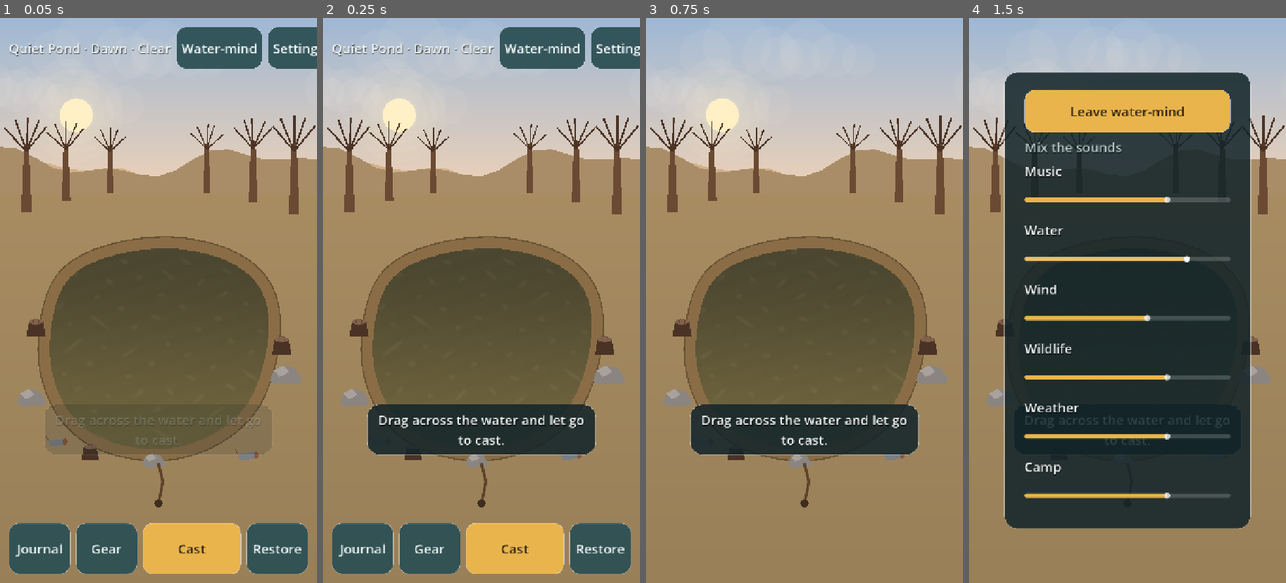
Above: before the commit, frames 1-4 (left to right).
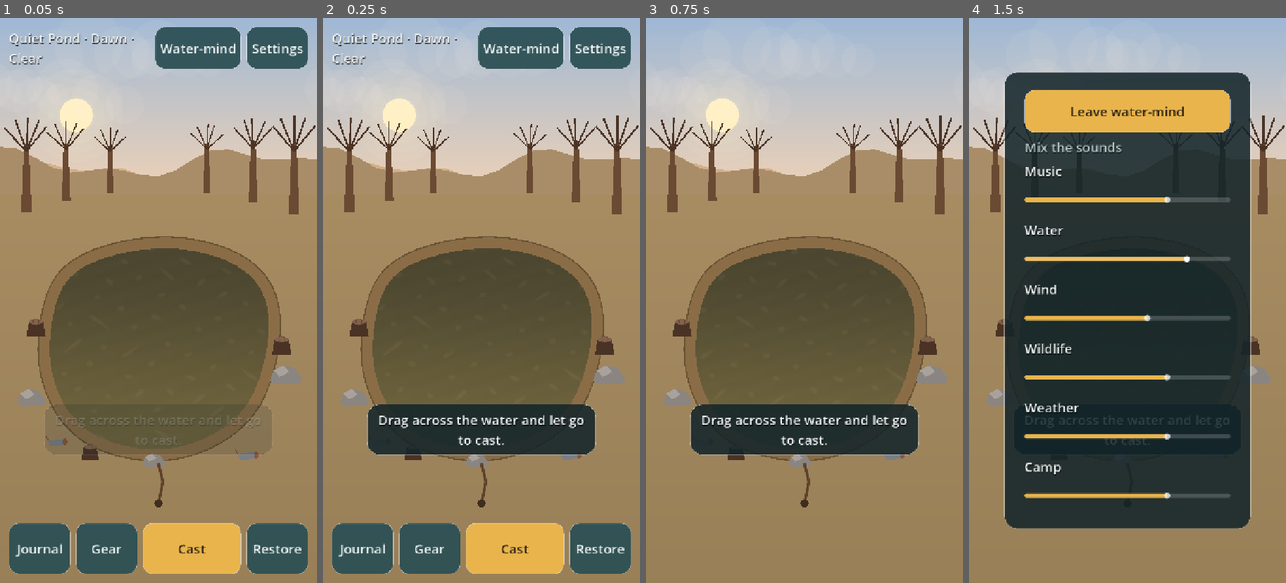
Above: after the commit, the same moments.

Repository: jeiel85/ripple-garden
Game: Godot game, scene res://world/game_root.tscn
Same seed, same stepped clock (60 frames per second), same inputs: the game is played once before the commit and once after it.
Inputs (mouse positions are in pixels of both pictures, inside the frame that each line leads up to):
- Up to frame 1 (0.05 s): no input
- Up to frame 2 (0.25 s): no input
- Up to frame 3 (0.75 s): click "Water-mind" at 0.5 s
- Up to frame 4 (1.5 s): tap Enter at 1.25 s; drag from (1127, 300) to (1159, 176) at 1.27 s

The runs differ from the first frame. In frame 1, 2.3% of the frame differs, in the area x 2-100%, y 1-9%; in frame 2, 2.3%; in frame 3, nothing differs; in frame 4, nothing differs.

Commit message:
fix(ui): 상태 문구 줄바꿈 허용, 장력 미터는 싸움 중에만, 부팅 스플래시를 게임 아이콘으로
Android(1080x2400) 실기동 확인 결과 반영.

Co-Authored-By: Claude Sonnet 5.5 <noreply@anthropic.com>

Diff:
--- a/godot/project.godot
+++ b/godot/project.godot
@@ -10,6 +10,10 @@
 run/main_scene="res://world/game_root.tscn"
 config/features=PackedStringArray("4.7", "GL Compatibility")
 config/icon="res://icon.svg"
+boot_splash/bg_color=Color(0.07, 0.14, 0.16, 1)
+boot_splash/image="res://branding/splash.png"
+boot_splash/fullsize=false
+boot_splash/use_filter=true
 
 [audio]
 
--- a/godot/ui/hud.gd
+++ b/godot/ui/hud.gd
@@ -69,7 +69,9 @@
 func _build_top() -> Control:
 	var row := UiKit.hbox(12)
 	row.mouse_filter = Control.MOUSE_FILTER_IGNORE
-	status_label = UiKit.label("", "", HORIZONTAL_ALIGNMENT_LEFT, false)
+	# The status text may wrap onto two lines so a long name never pushes the buttons off screen.
+	status_label = UiKit.label("", "", HORIZONTAL_ALIGNMENT_LEFT, true)
+	status_label.custom_minimum_size = Vector2(120, 0)
 	status_label.size_flags_horizontal = Control.SIZE_EXPAND_FILL
 	status_label.size_flags_vertical = Control.SIZE_SHRINK_CENTER
 	status_label.mouse_filter = Control.MOUSE_FILTER_IGNORE
--- a/godot/ui/ui_controller.gd
+++ b/godot/ui/ui_controller.gd
@@ -219,7 +219,7 @@
 
 func _on_fishing_state_changed(_previous: String, current: String) -> void:
 	var fighting := current == "fight"
-	fight_meter.visible = fighting or current == "hook" or current == "bite_hint"
+	fight_meter.visible = fighting  # the meter means nothing before the fish is hooked
 	if fighting:
 		var band: Dictionary = ContentDB.balance["fishing"]["fight"]["band"]
 		fight_meter.configure(float(band["min"]), float(band["max"]), GameState.get_setting("high_contrast_meter") == true)
Binary file added: godot/branding/splash.png
Not shown, added: godot/branding/splash.png.import
Not shown, changed: tools/generate_icon.py
